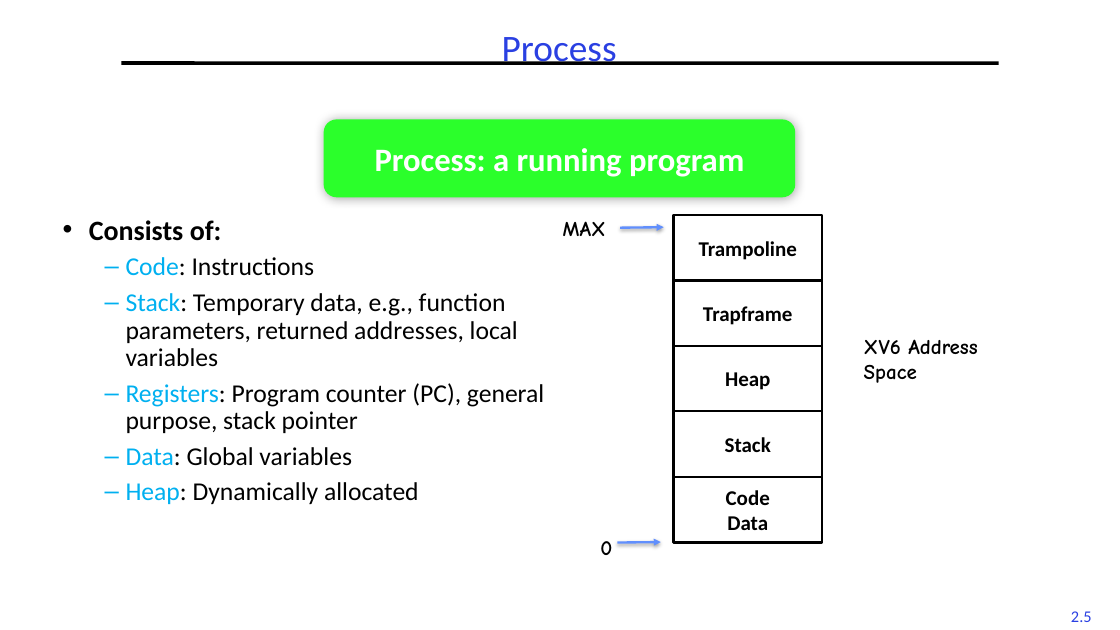
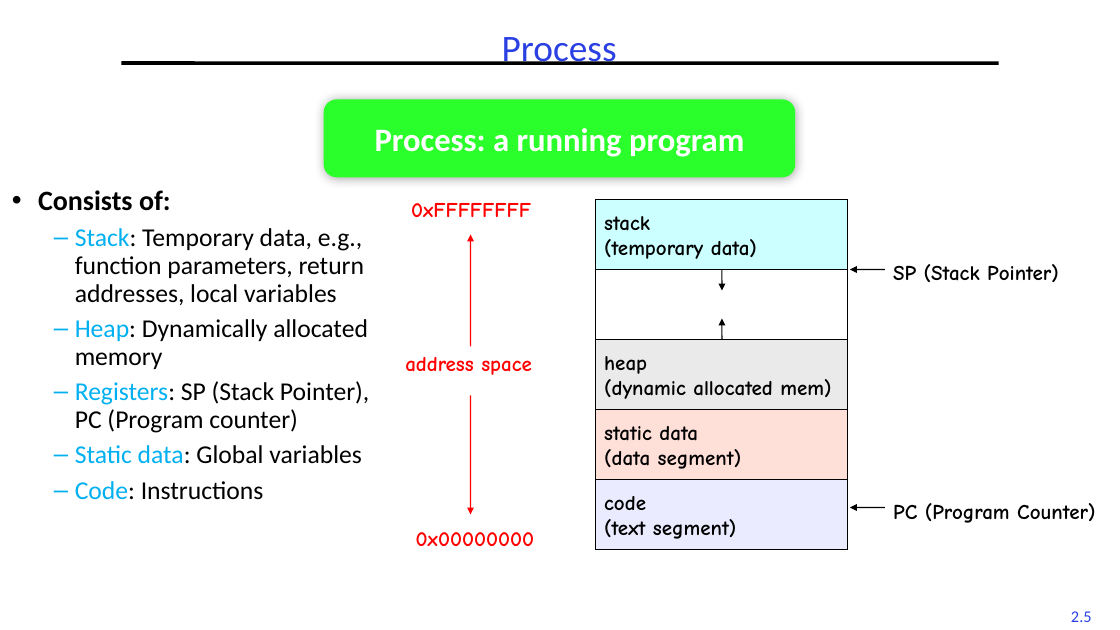
Before and after one commit to guhofstra/CSC256Fa25, a slide deck: slide 5 of PPTs/L2-Processes Threads.pptx. Drawn at 1120x630 pixels with LibreOffice and Linux fonts; fonts in the diff are those of the drawing. Boxes give left, top, right and bottom in pixels: in the first picture for what was removed or moved away, otherwise in the second. Text is boxed around its words. In the diff, an @@ line names an element or a change of style, - is before the commit and + after.

```diff
--- a/PPTs/L2-Processes Threads.pptx
+++ b/PPTs/L2-Processes Threads.pptx
@@ rounded rectangle "Process: a running program": place and size @@
-rounded rectangle "Process: a running program" at [323, 119, 795, 197]
+rounded rectangle "Process: a running program" at [323, 99, 795, 177]
@@ text "Consists of:": place and size @@
-text "Consists of:" at [89, 220, 544, 504]
+text "Consists of:" at [38, 190, 369, 500]
@@ text added at [411, 203, 531, 217], 18 pt, text #FF0000, bold @@
+0xFFFFFFFF
@@ rectangle added at [596, 200, 848, 270], fill #CCFFFF, outline #000000 1 pt, 18 pt, text #000000, bold @@
+stack
+(temporary data)
@@ text at [75, 228, 369, 464]: paragraphs added @@
+  – Stack: Temporary data, e.g., function parameters, return addresses, local variables
+  – Heap: Dynamically allocated memory
+  – Registers: SP (Stack Pointer), PC (Program counter)
+  – Static data: Global variables
@@ arrow added from (471, 347) to (471, 234), #FF0000 1 pt @@
@@ text removed at [563, 221, 606, 236] @@
-MAX
@@ arrow removed from (620, 228) to (664, 227) @@
@@ rectangle removed at [674, 215, 823, 281] @@
-Trampoline
@@ text added at [893, 264, 1059, 282], 18 pt, text #000000, bold @@
+SP (Stack Pointer)
@@ text at [126, 293, 544, 504]: paragraphs removed @@
-  – Stack: Temporary data, e.g., function parameters, returned addresses, local variables
-  – Registers: Program counter (PC), general purpose, stack pointer
-  – Data: Global variables
-  – Heap: Dynamically allocated
@@ rectangle added at [596, 270, 848, 339], fill #FFFFFF, outline #000000 1 pt @@
@@ rectangle removed at [674, 280, 823, 345] @@
-Trapframe
@@ arrow added from (722, 270) to (722, 291), #000000 1 pt @@
@@ arrow added from (885, 270) to (850, 270), #000000 1 pt @@
@@ arrow added from (722, 339) to (722, 318), #000000 1 pt @@
@@ text at [405, 357, 532, 375]: text changed; text colour #000000 to #FF0000 @@
-XV6 Address
-Space
+address space
@@ rectangle "heap": place and size @@
-rectangle "heap" at [674, 345, 823, 411]
+rectangle "heap" at [596, 339, 848, 409]
@@ rectangle "heap" at [596, 339, 848, 409]: fill #FFFFFF to #EAEAEA; outline #000000 2 pt to #000000 1 pt @@
@@ text in rectangle at [604, 356, 831, 399]: text changed; font Calibri to Comic Neue @@
-Heap
+heap
+(dynamic allocated mem)
@@ arrow added from (471, 396) to (471, 515), #FF0000 1 pt @@
@@ rectangle added at [596, 410, 848, 480], fill #FFE0D9, outline #000000 1 pt, 18 pt, text #000000, bold @@
+static data
+(data segment)
@@ rectangle removed at [674, 411, 823, 476] @@
-Stack
@@ rectangle "code": place and size @@
-rectangle "code" at [674, 477, 823, 543]
+rectangle "code" at [596, 480, 848, 549]
@@ rectangle "code" at [596, 480, 848, 549]: fill #FFFFFF to #EBEBFF; outline #000000 2 pt to #000000 1 pt @@
@@ text in rectangle at [604, 496, 737, 539]: text changed; font Calibri to Comic Neue @@
-Code
-Data
+code
+(text segment)
@@ arrow added from (885, 507) to (850, 507), #000000 1 pt @@
@@ text added at [893, 503, 1095, 523], 18 pt, text #000000, bold @@
+PC (Program Counter)
@@ text added at [416, 532, 534, 546], 18 pt, text #FF0000, bold @@
+0x00000000
@@ text removed at [600, 541, 612, 555] @@
-0
@@ arrow removed from (618, 543) to (661, 542) @@
```
Also in this commit, not shown: 4 other slides changed, 1 slide removed, 1 other file.
